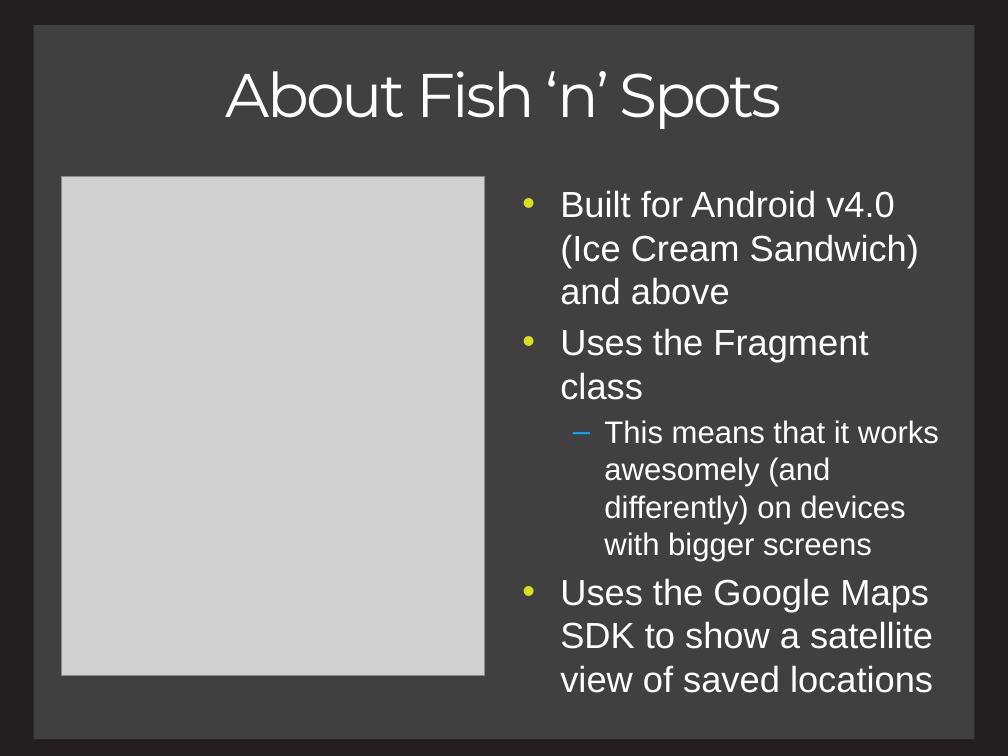
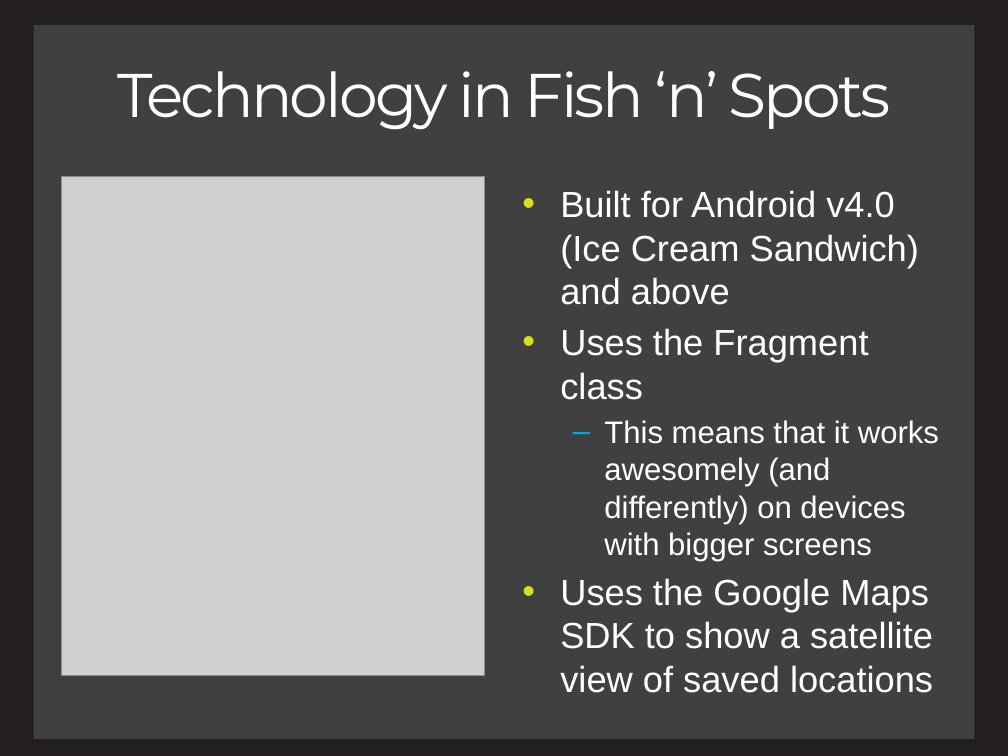
Before and after one commit to charlesmadere/FishnStore, a slide deck: slide 5 of documents/Presentation.pptx. Drawn at 1008x756 pixels with LibreOffice and Linux fonts; fonts in the diff are those of the drawing; grey boxes stand for pictures. Boxes give left, top, right and bottom in pixels: in the first picture for what was removed or moved away, otherwise in the second. Text is boxed around its words. In the diff, an @@ line names an element or a change of style, - is before the commit and + after.

Commit message:
Fish 'n' Spots section of PowerPoint finished

```diff
--- a/documents/Presentation.pptx
+++ b/documents/Presentation.pptx
@@ title at box(117, 71, 891, 130): text changed @@
-About Fish ‘n’ Spots
+Technology in Fish ‘n’ Spots
```
Also in this commit, not shown: 3 other slides changed, 2 slides added.
